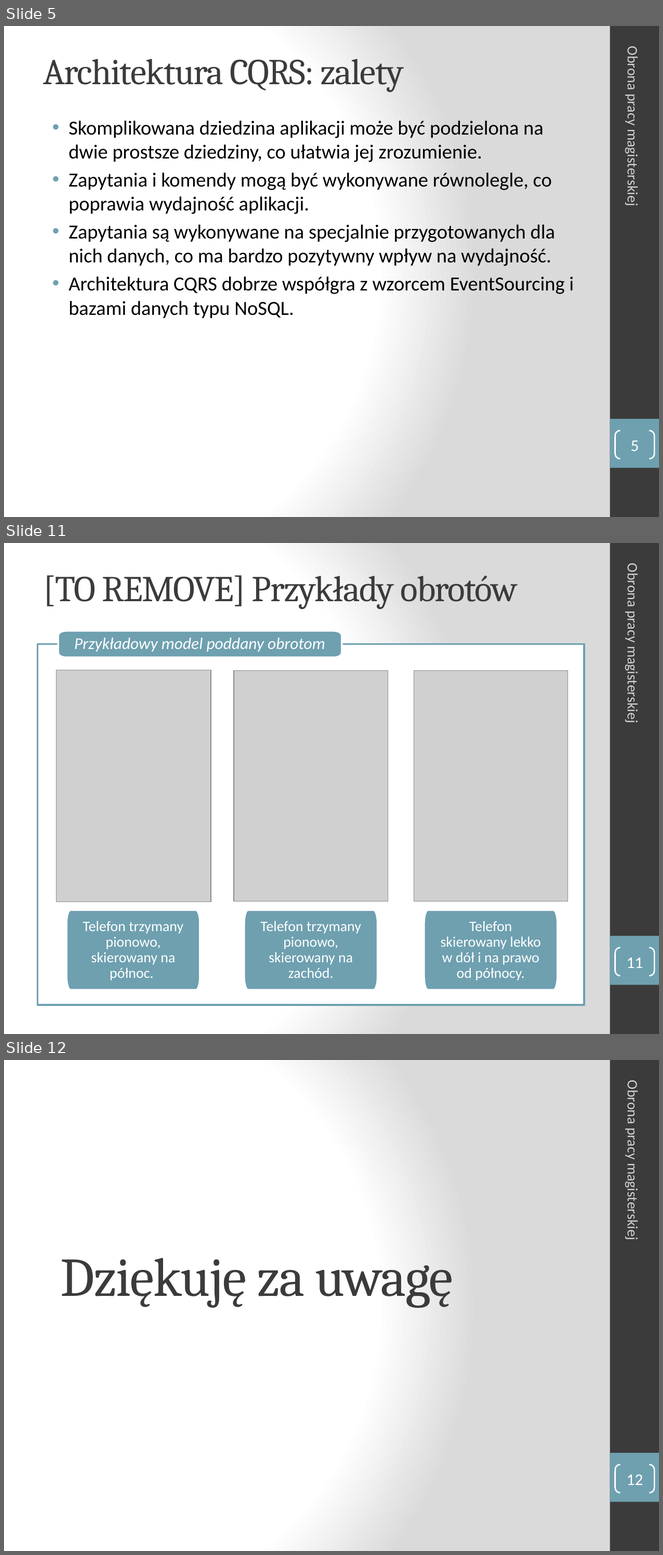
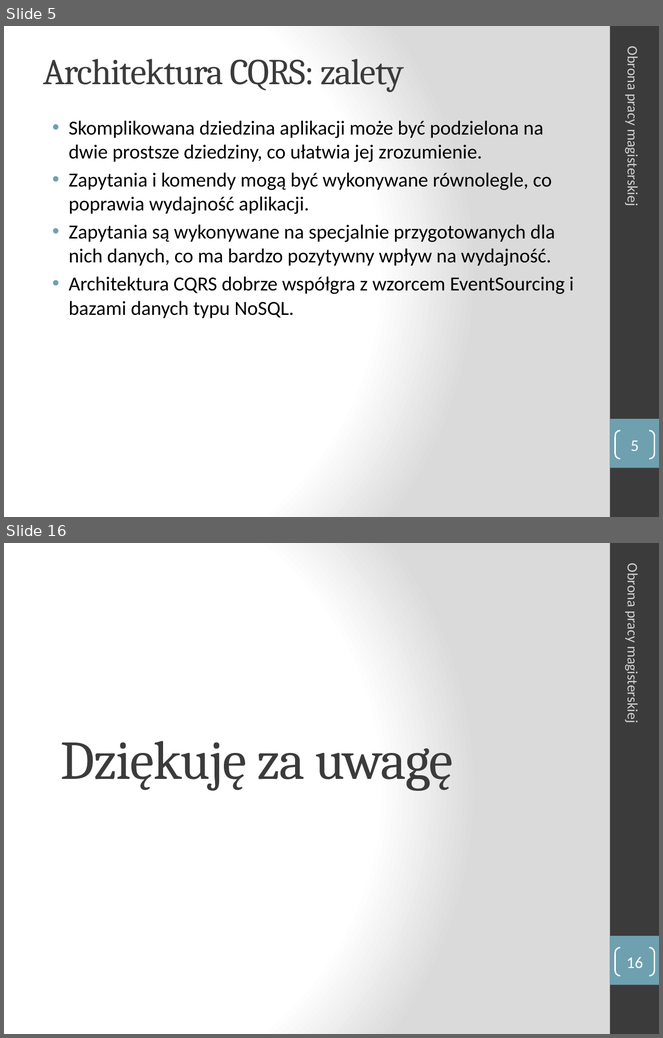
Before and after one commit to manisero/MasterThesis, a slide deck: thesis/presentation/presentation.pptx. Shown one above the other, each under a label of ours: slides 5, 11 and 12 before the commit, slides 5 and 16 after it; the slides between them are not shown. The pictures are 663x1555 and 663x1038 pixels, drawn with LibreOffice and Linux fonts; fonts in the diff are those of the drawing; grey boxes stand for pictures. Boxes give left, top, right and bottom in pixels: in the first picture for what was removed or moved away, otherwise in the second. Text is boxed around its words. In the diff, an @@ line names an element or a change of style, - is before the commit and + after.

```diff
--- a/thesis/presentation/presentation.pptx
+++ b/thesis/presentation/presentation.pptx
@@ slide 11 removed at (4, 543, 659, 1034), background gradient #FFFFFF to #DADADA; not listed: 2 template elements that a slide beside it also shows @@
@@ text removed at (624, 567, 642, 721) @@
-Obrona pracy magisterskiej
@@ title removed at (44, 575, 517, 609) @@
-[TO REMOVE] Przykłady obrotów
@@ freeform shape removed at (59, 631, 342, 657) @@
-Przykładowy model poddany obrotom
@@ freeform shape removed at (37, 644, 584, 1006) @@
@@ picture removed at (57, 670, 211, 902) @@
@@ picture removed at (234, 671, 388, 902) @@
@@ picture removed at (414, 671, 568, 902) @@
@@ freeform shape removed at (66, 911, 200, 991) @@
-Telefon trzymany pionowo, skierowany na północ.
@@ freeform shape removed at (244, 911, 378, 991) @@
-Telefon trzymany pionowo, skierowany na zachód.
@@ freeform shape removed at (424, 911, 558, 991) @@
-Telefon skierowany lekko w dół i na prawo od północy.
@@ page number removed at (616, 948, 655, 976) @@
-11
@@ what was slide 12 is now slide 16 @@
@@ page number at (626, 957, 643, 968): text changed @@
-12
+16
```
Also in this commit, not shown: 7 slides changed, 5 slides added, 6 other files.
